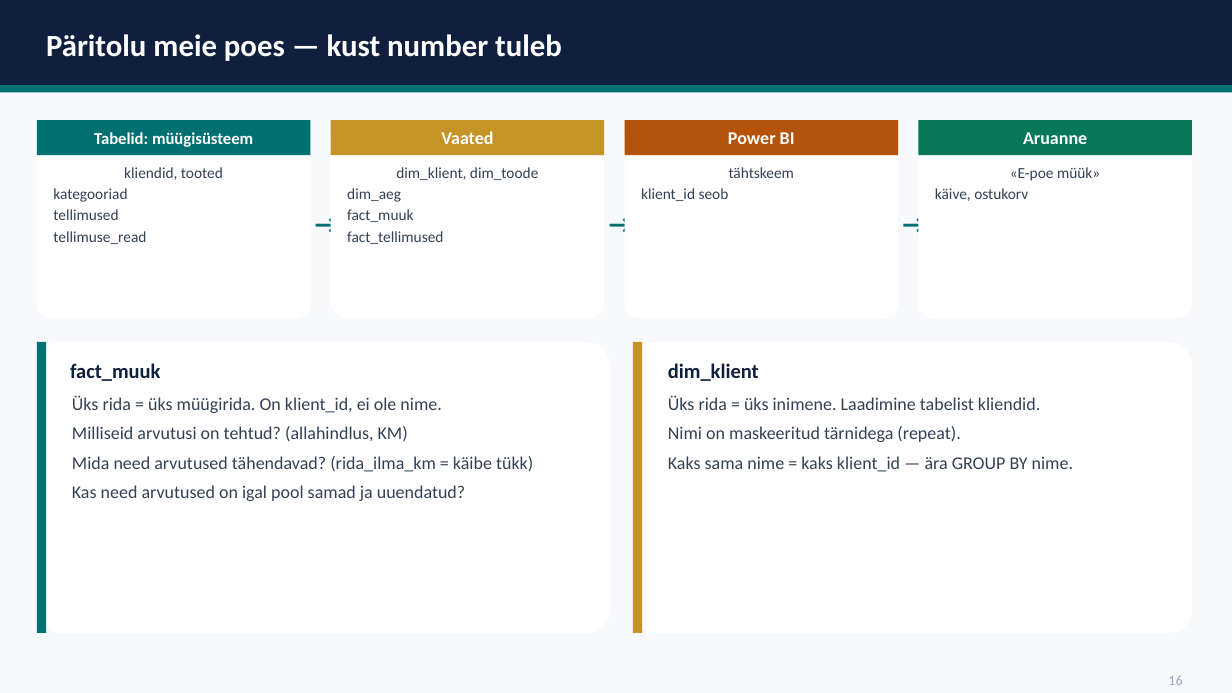
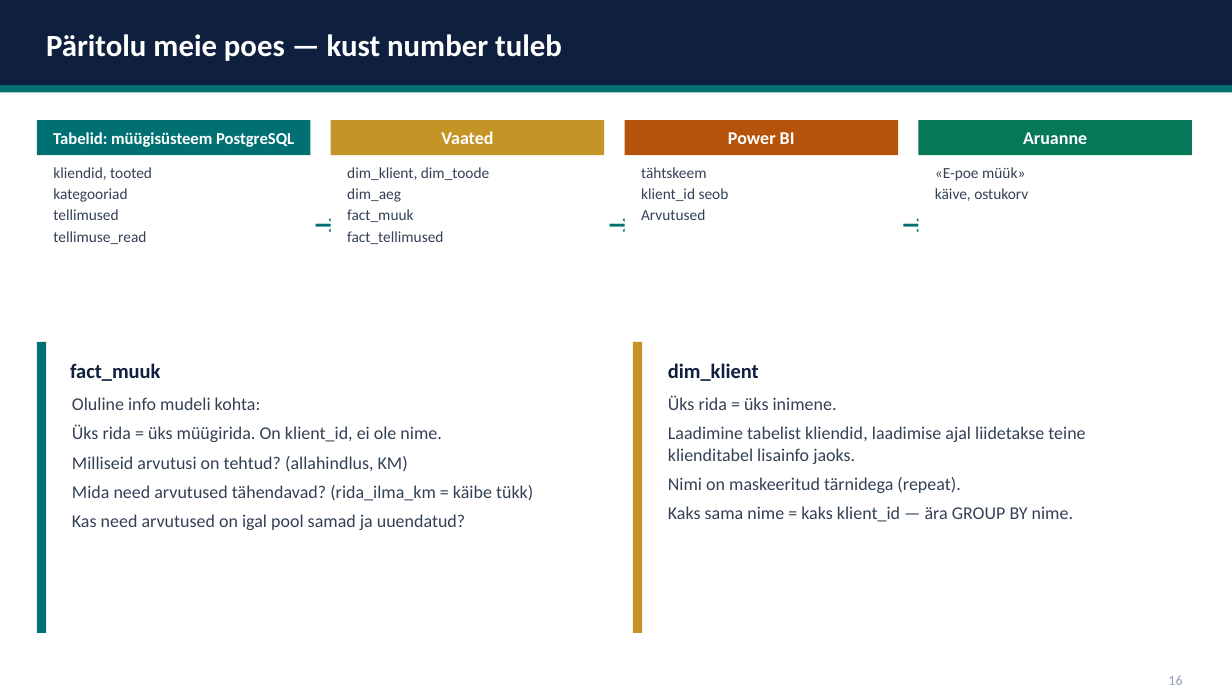
Before and after one commit to emilieabel/andmetarkus, a slide deck: slide 17 of Materjalid/Day9 Andmekorraldus Dim Fakt/9-paev-andmetarkus-esitlus.pptx. Drawn at 1232x693 pixels with LibreOffice and Linux fonts; fonts in the diff are those of the drawing. Boxes give left, top, right and bottom in pixels: in the first picture for what was removed or moved away, otherwise in the second. Text is boxed around its words. In the diff, an @@ line names an element or a change of style, - is before the commit and + after.

```diff
--- a/Materjalid/Day9 Andmekorraldus Dim Fakt/9-paev-andmetarkus-esitlus.pptx
+++ b/Materjalid/Day9 Andmekorraldus Dim Fakt/9-paev-andmetarkus-esitlus.pptx
@@ rectangle removed at bbox=[0, 0, 1232, 693] @@
@@ text at bbox=[53, 132, 294, 147]: text changed @@
-Tabelid: müügisüsteem
+Tabelid: müügisüsteem PostgreSQL
@@ text at bbox=[53, 167, 152, 180]: alignment centre to left @@
@@ text at bbox=[347, 167, 489, 180]: alignment centre to left @@
@@ text at bbox=[641, 167, 706, 178]: alignment centre to left @@
@@ text at bbox=[935, 167, 1025, 181]: alignment centre to left @@
@@ text at bbox=[641, 209, 705, 220]: paragraph added @@
+Arvutused
@@ text at bbox=[72, 397, 261, 410]: paragraph added @@
+Oluline info mudeli kohta:
@@ text at bbox=[668, 395, 1085, 464]: text changed @@
-Üks rida = üks inimene. Laadimine tabelist kliendid.
+Üks rida = üks inimene.
+Laadimine tabelist kliendid, laadimise ajal liidetakse teine klienditabel lisainfo jaoks.
```
Also in this commit, not shown: 14 other slides changed, 1 other file.
